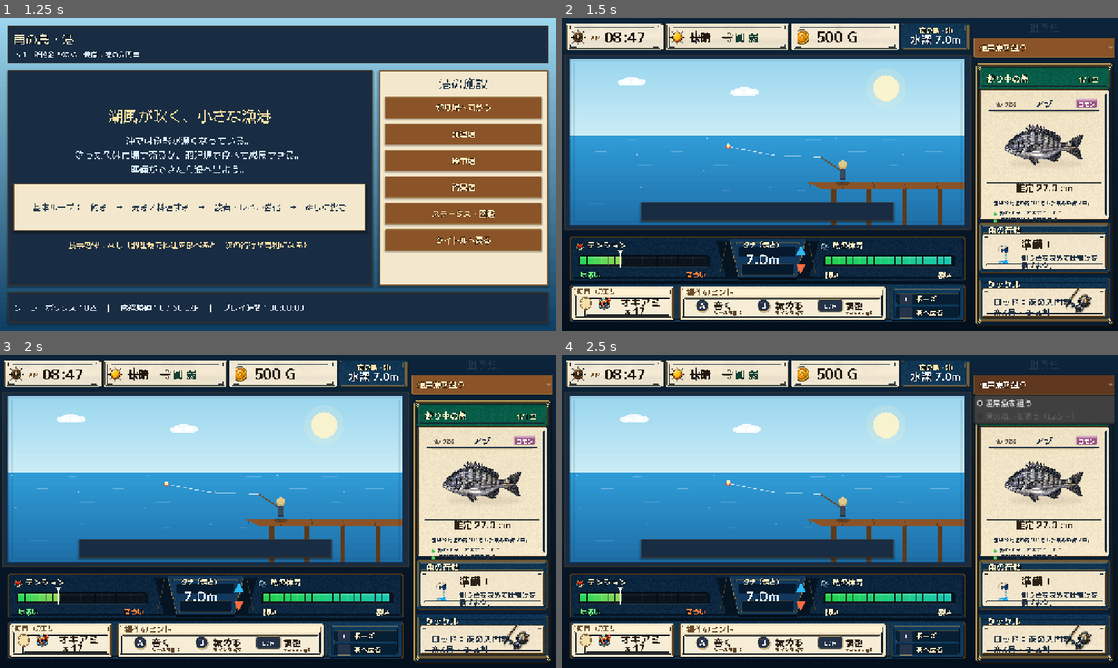
Above: before the commit, frames 1-4 (two rows, left to right).
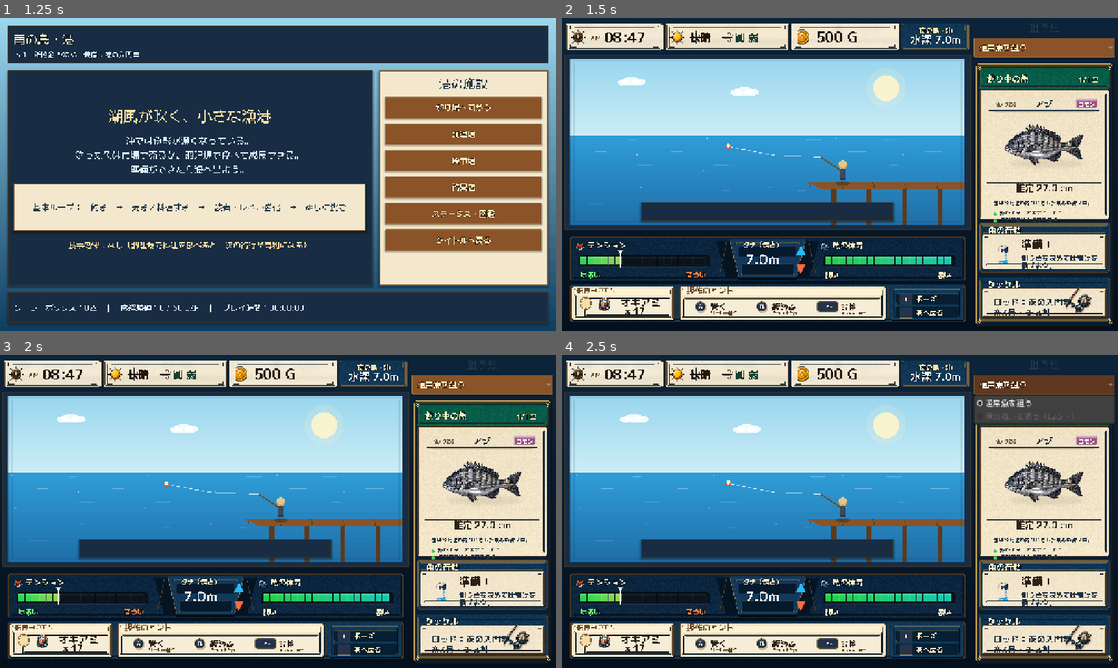
Above: after the commit, the same moments.

Repository: RYUKOU-OKUMURA/tsuri_quest_umi_mvp
Game: Godot game, scene res://scenes/main.tscn
The game is run twice, just before and just after one commit, with the same random seed, the same clock (stepped at 60 frames per second) and the same inputs.
Inputs:
- Up to frame 1 (1.25 s): click "ゲームを始める" at 0.5 s
- Up to frame 2 (1.5 s): click "釣り場へ向かう" at 1.25 s
- Up to frame 3 (2 s): no input
- Up to frame 4 (2.5 s): click "通常魚を狙う" at 2 s

Frame 1 is identical in both runs. In frame 2, 0.6% of the frame differs, in the area x 2-56%, y 85-96%; in frame 3, 0.6%; in frame 4, 0.6%.

Commit message:
Polish underwater fight HUD key hints

Diff:
--- a/src/ui/components/fight_hud.gd
+++ b/src/ui/components/fight_hud.gd
@@ -200,12 +200,12 @@
 	_draw_panel(bait, Palette.PARCHMENT, Palette.WOOD_DARK, Palette.GOLD)
 	var bait_text_x := 16.0
 	var bait_label_size := 17 if _hud_frame == null else 15
-	_draw_text(font, "使用中のエサ", bait.position + Vector2(bait_text_x, 22.0), bait_label_size, Color("#6a4c2b"), 0)
+	_draw_text(font, "使用中のエサ", bait.position + Vector2(bait_text_x, 19.0), bait_label_size, Color("#6a4c2b"), 0)
 	if _icons != null:
 		var bait_icon_size := 42.0 if _hud_frame != null else 46.0
 		_draw_sheet_icon(
 			ICON_BAIT,
-			Rect2(bait.position + Vector2(58.0, bait.size.y * 0.5 - bait_icon_size * 0.5 + (2.0 if _hud_frame != null else 5.0)), Vector2(bait_icon_size, bait_icon_size))
+			Rect2(bait.position + Vector2(58.0, bait.size.y * 0.5 - bait_icon_size * 0.5 + (5.0 if _hud_frame != null else 5.0)), Vector2(bait_icon_size, bait_icon_size))
 		)
 	else:
 		_draw_bait_icon(bait.position + Vector2(82.0 if _hud_frame == null else 95.0, bait.size.y * 0.62))
@@ -213,7 +213,7 @@
 	_draw_text(font, "× 17", bait.position + Vector2(126.0, bait.size.y * (0.80 if _hud_frame != null else 0.92)), 21 if _hud_frame != null else 19, Color("#2b2117"), 0)
 
 	_draw_panel(hint, Palette.PARCHMENT, Palette.WOOD_DARK, Palette.GOLD)
-	_draw_text(font, "操作のヒント", hint.position + Vector2(18.0, 25.0), 18, Color("#6a4c2b"), 0)
+	_draw_text(font, "操作のヒント", hint.position + Vector2(18.0, 21.0), 18, Color("#6a4c2b"), 0)
 	if _hud_frame != null:
 		_draw_key_hint_compact(font, key_slots[0], "A", "巻く", "リールを巻く")
 		_draw_key_hint_compact(font, key_slots[1], "B", "緩める", "ラインを出す")
@@ -346,9 +346,9 @@
 
 func _draw_key_hint_compact(font: Font, rect: Rect2, key: String, label: String, note: String) -> void:
 	var is_long_key := key.length() > 1
-	var key_origin := rect.position + Vector2(10.0, 10.0)
-	var key_w := 34.0 if not is_long_key else 58.0
-	var key_h := 30.0
+	var key_origin := rect.position + Vector2(8.0, 7.0)
+	var key_w := 30.0 if not is_long_key else 50.0
+	var key_h := 26.0
 	var key_rect := Rect2(key_origin, Vector2(key_w, key_h))
 	if is_long_key:
 		var style := StyleBoxFlat.new()
@@ -362,19 +362,19 @@
 		draw_line(key_rect.position + Vector2(6.0, 5.0), key_rect.position + Vector2(key_rect.size.x - 6.0, 5.0), Color(1.0, 1.0, 1.0, 0.18), 1.0)
 	else:
 		var center := key_rect.position + key_rect.size * 0.5
-		draw_circle(center + Vector2(1.5, 2.0), 15.0, Color(0.0, 0.0, 0.0, 0.24))
-		draw_circle(center, 14.0, Color("#253247"))
-		draw_circle(center, 14.0, Color("#d5b56b"), false, 1.0)
-		draw_line(center + Vector2(-8.0, -7.0), center + Vector2(8.0, -7.0), Color(1.0, 1.0, 1.0, 0.18), 1.0)
-	var key_size := 18 if not is_long_key else 16
+		draw_circle(center + Vector2(1.5, 2.0), 13.0, Color(0.0, 0.0, 0.0, 0.24))
+		draw_circle(center, 12.0, Color("#253247"))
+		draw_circle(center, 12.0, Color("#d5b56b"), false, 1.0)
+		draw_line(center + Vector2(-7.0, -6.0), center + Vector2(7.0, -6.0), Color(1.0, 1.0, 1.0, 0.18), 1.0)
+	var key_size := 16 if not is_long_key else 14
 	var key_text_w := font.get_string_size(key, HORIZONTAL_ALIGNMENT_LEFT, -1, key_size).x
-	_draw_text(font, key, key_rect.position + Vector2((key_rect.size.x - key_text_w) * 0.5, 22.0), key_size, Color.WHITE, 1)
-	var label_size := 21 if not is_long_key else 20
-	var note_size := 11 if not is_long_key else 9
-	var label_pos := key_rect.position + Vector2(key_rect.size.x + (10.0 if not is_long_key else 7.0), 22.0)
+	_draw_text(font, key, key_rect.position + Vector2((key_rect.size.x - key_text_w) * 0.5, 19.0), key_size, Color.WHITE, 1)
+	var label_size := 18 if not is_long_key else 17
+	var note_size := 10 if not is_long_key else 8
+	var label_pos := key_rect.position + Vector2(key_rect.size.x + (9.0 if not is_long_key else 7.0), 20.0)
 	_draw_text(font, label, label_pos, label_size, Color("#2b2117"), 0)
 	var note_text := _compact_control_note(note)
-	_draw_text(font, note_text, label_pos + Vector2(0.0, 13.0), note_size, Color("#5a4327"), 0)
+	_draw_text(font, note_text, label_pos + Vector2(0.0, 12.0), note_size, Color("#5a4327"), 0)
 
 
 func _draw_key_row(font: Font, pos: Vector2, key: String, label: String) -> void:
@@ -404,8 +404,8 @@
 		]
 	var slot_gap := 0.0
 	var slot_w := (hint.size.x - 52.0) / 3.0
-	var slot_y := hint.position.y + 24.0
-	var slot_h := 56.0
+	var slot_y := hint.position.y + 31.0
+	var slot_h := 48.0
 	var x0 := hint.position.x + 26.0
 	return [
 		Rect2(Vector2(x0, slot_y), Vector2(slot_w, slot_h)),
Binary file changed: assets/showcase/underwater/fight_hud_frame.png
Not shown, changed: design-qa.md
Not shown, changed: docs/11_underwater_fight_showcase.md
Not shown, changed: tools/generate_underwater_ui_frame_assets.py
